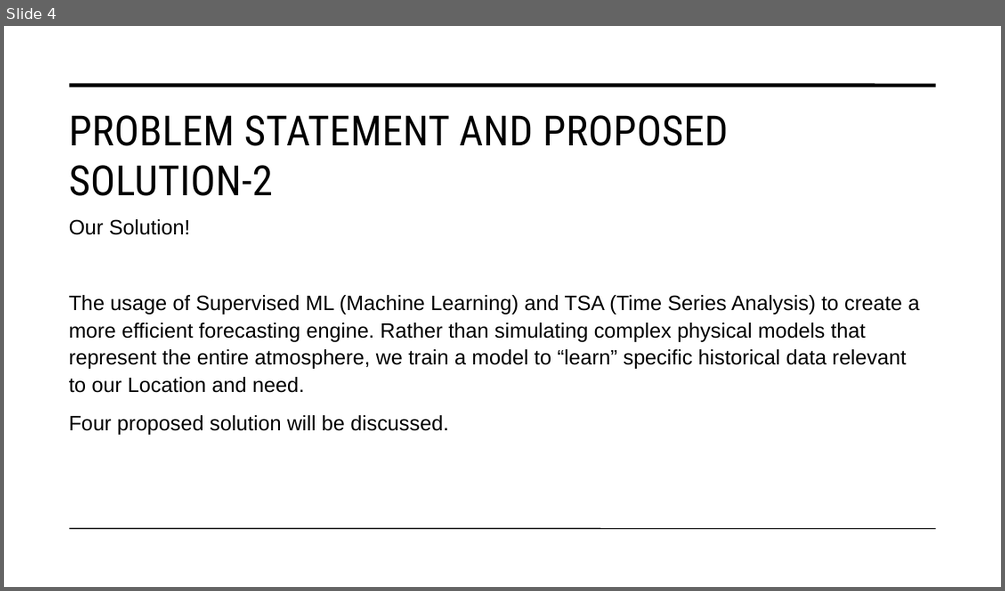
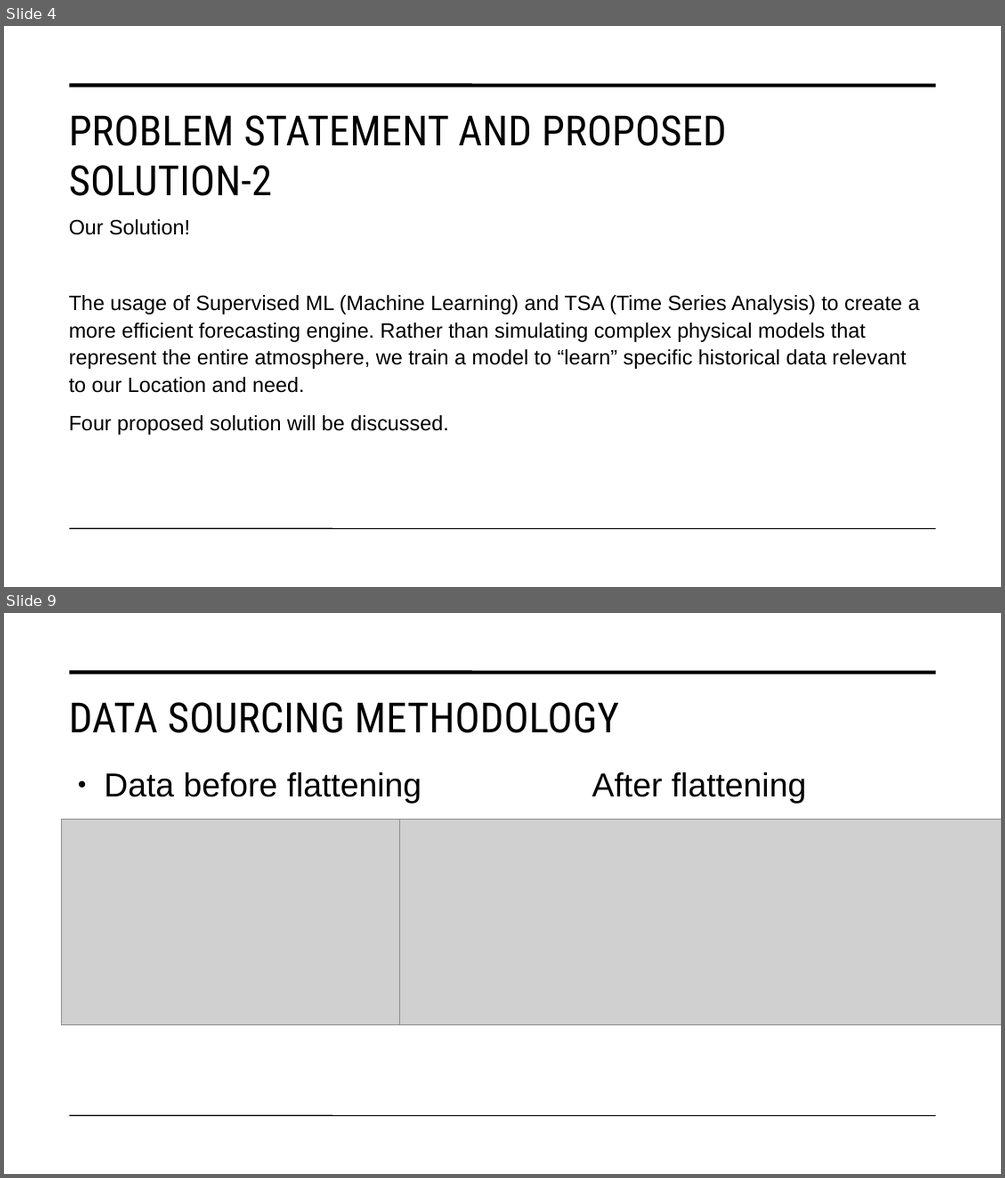
Before and after one commit to Basel-Aldwairi/Temperature_TSA, a slide deck: Report/Machine Learning Methods for Weather Forecasting.pptx. Shown one above the other, each under a label of ours: slide 4 before the commit, slides 4 and 9 after it; the slides between them are not shown. The pictures are 1005x591 and 1005x1178 pixels, drawn with LibreOffice and Linux fonts; fonts in the diff are those of the drawing; grey boxes stand for pictures. Boxes give left, top, right and bottom in pixels: in the first picture for what was removed or moved away, otherwise in the second. Text is boxed around its words. In the diff, an @@ line names an element or a change of style, - is before the commit and + after.

```diff
--- a/Report/Machine Learning Methods for Weather Forecasting.pptx
+++ b/Report/Machine Learning Methods for Weather Forecasting.pptx
@@ slide 9 added at (4,613,1001,1174), background #FFFFFF; not listed: 2 template elements that a slide beside it also shows @@
@@ title added at (69,702,619,733), 40 pt, text #000000 @@
+DATA SOURCING METHODOLOGY
@@ text added at (104,772,806,803), 32 pt, text #000000 @@
+● Data before flattening After flattening
@@ picture added at (62,819,586,1024) @@
@@ picture added at (399,819,1001,1024) @@
@@ slide 4 changed as well @@
@@ title "PROBLEM STATEMENT AND PROPOSED SOLUTION-2" at (69,115,727,196): letter spacing 0.3 to 0.2 pt @@
```
Also in this commit, not shown: 9 other slides changed, 8 other slides added, 3 slides removed, 4 other files.
